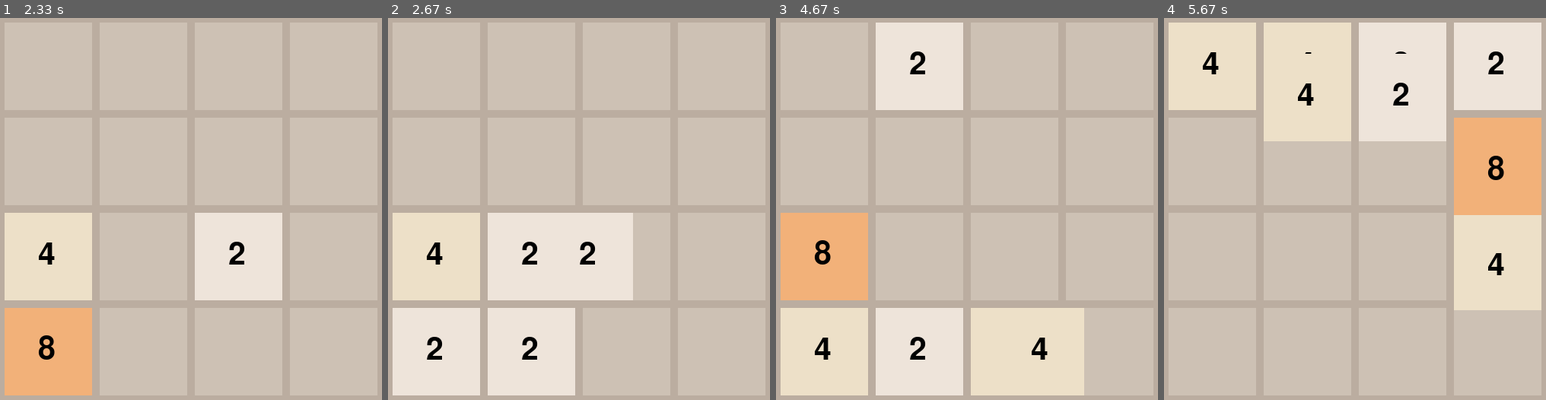
Above: before the commit, frames 1-4 (left to right).
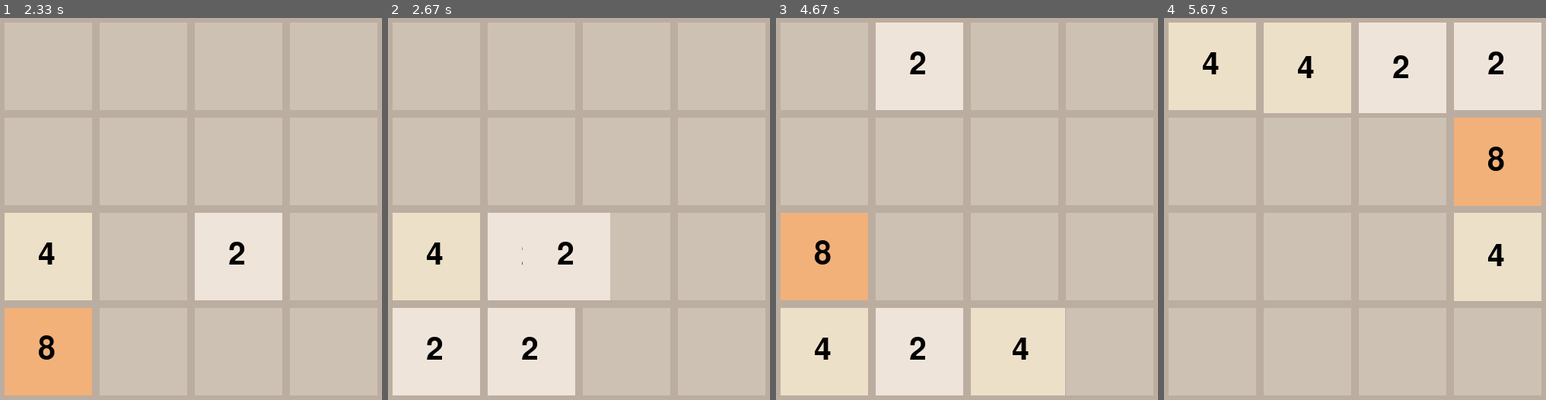
Above: after the commit, the same moments.

Repository: i0z0m/2048-pygame
Game: pygame game, started from src/2048_pygame/main.py
The game is run twice, just before and just after one commit, with the same random seed, the same clock (stepped at 60 frames per second) and the same inputs.
Inputs:
- Up to frame 1 (2.33 s): hold Right 0.33-0.8 s; hold Up 0.83-1.13 s; hold Right 1.17-1.63 s; hold Left 1.67-2.2 s; hold Down from 2.23 s (still down)
- Up to frame 2 (2.67 s): release Down at 2.53 s; hold Left from 2.57 s (still down)
- Up to frame 3 (4.67 s): release Left at 2.97 s; hold Up 3-3.37 s; hold Right 3.4-4.03 s; hold Down 4.07-4.43 s; hold Left from 4.47 s (still down)
- Up to frame 4 (5.67 s): release Left at 4.93 s; hold Right 4.97-5.43 s; hold Up from 5.47 s (still down)

Frame 1 is identical in both runs. In frame 2, 1.8% of the frame differs, in the area x 35-65%, y 50-74%; in frame 3, 1.4%; in frame 4, 5.4%, in the area x 26-99%, y 8-77%.

Commit message:
smooth the animation

Diff:
--- a/src/2048_pygame/main.py
+++ b/src/2048_pygame/main.py
@@ -170,13 +170,18 @@
     if animation_time > total_animation_time:
         animation_time = 0
         game_state.moving_tiles.clear()
+
+    def ease_out_quad(x):
+        return 1 - (1 - x) * (1 - x)
+
     # アニメーション中のタイルを描画
     for value, start_pos, end_pos in game_state.moving_tiles:
         # Calculate current position based on animation progress
         progress = min(1, animation_time / total_animation_time)
+        eased_progress = ease_out_quad(progress)
         current_pos = (
-            start_pos[0] * (1 - progress) + end_pos[0] * progress,
-            start_pos[1] * (1 - progress) + end_pos[1] * progress
+            start_pos[0] * (1 - eased_progress) + end_pos[0] * eased_progress,
+            start_pos[1] * (1 - eased_progress) + end_pos[1] * eased_progress
         )
 
         # Draw the tile
